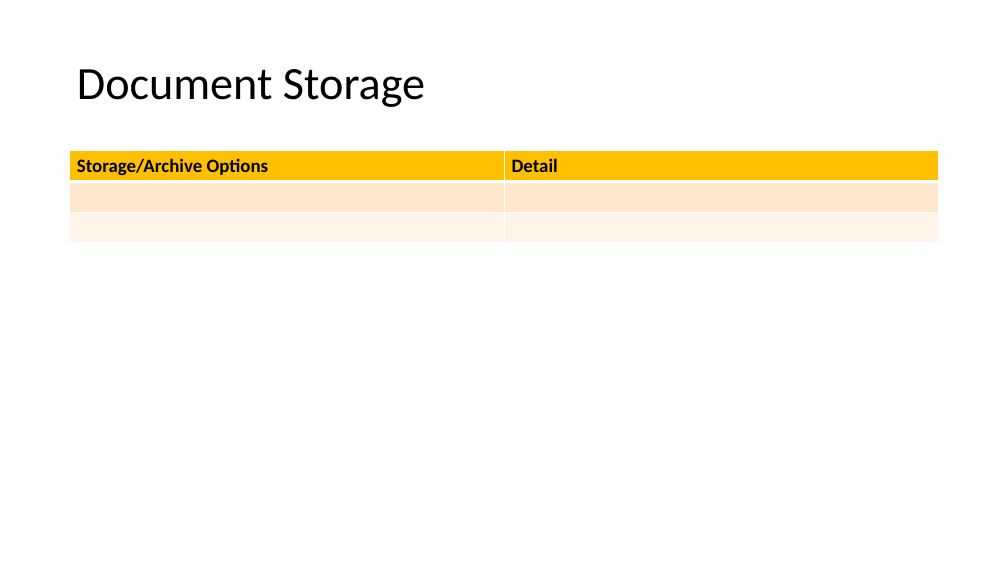
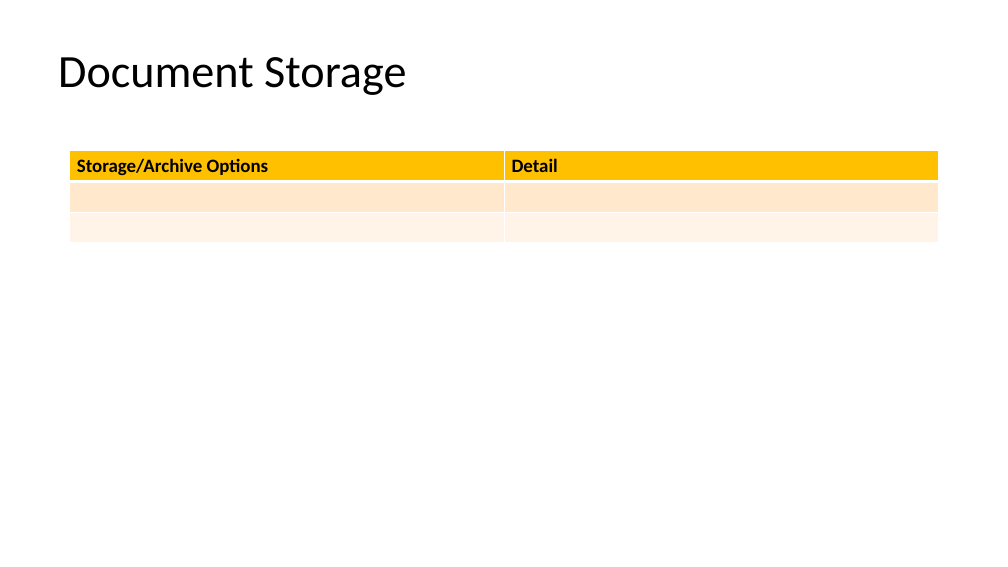
Before and after one commit to WilliamCareySemiColon/college_y3, a slide deck: slide 7 of Cloud_Computing/Labs/Assignment/part 2/Cloud-Computing-Assignment-2.pptx. Drawn at 1008x567 pixels with LibreOffice and Linux fonts; fonts in the diff are those of the drawing. Boxes give left, top, right and bottom in pixels: in the first picture for what was removed or moved away, otherwise in the second. Text is boxed around its words. In the diff, an @@ line names an element or a change of style, - is before the commit and + after.

```diff
--- a/Cloud_Computing/Labs/Assignment/part 2/Cloud-Computing-Assignment-2.pptx
+++ b/Cloud_Computing/Labs/Assignment/part 2/Cloud-Computing-Assignment-2.pptx
@@ title "Document Storage": place and size @@
-title "Document Storage" at [77,69,425,107]
+title "Document Storage" at [58,57,406,95]
```
Also in this commit, not shown: 4 other slides changed, 1 other file.
